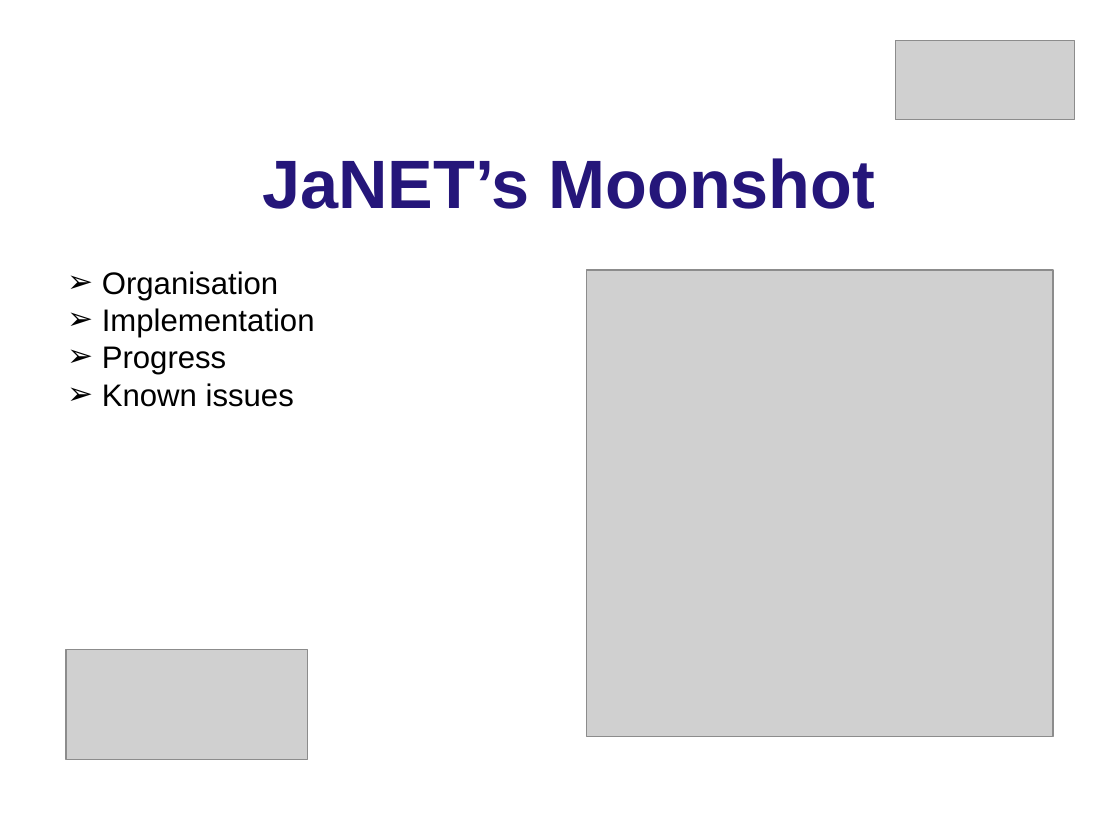
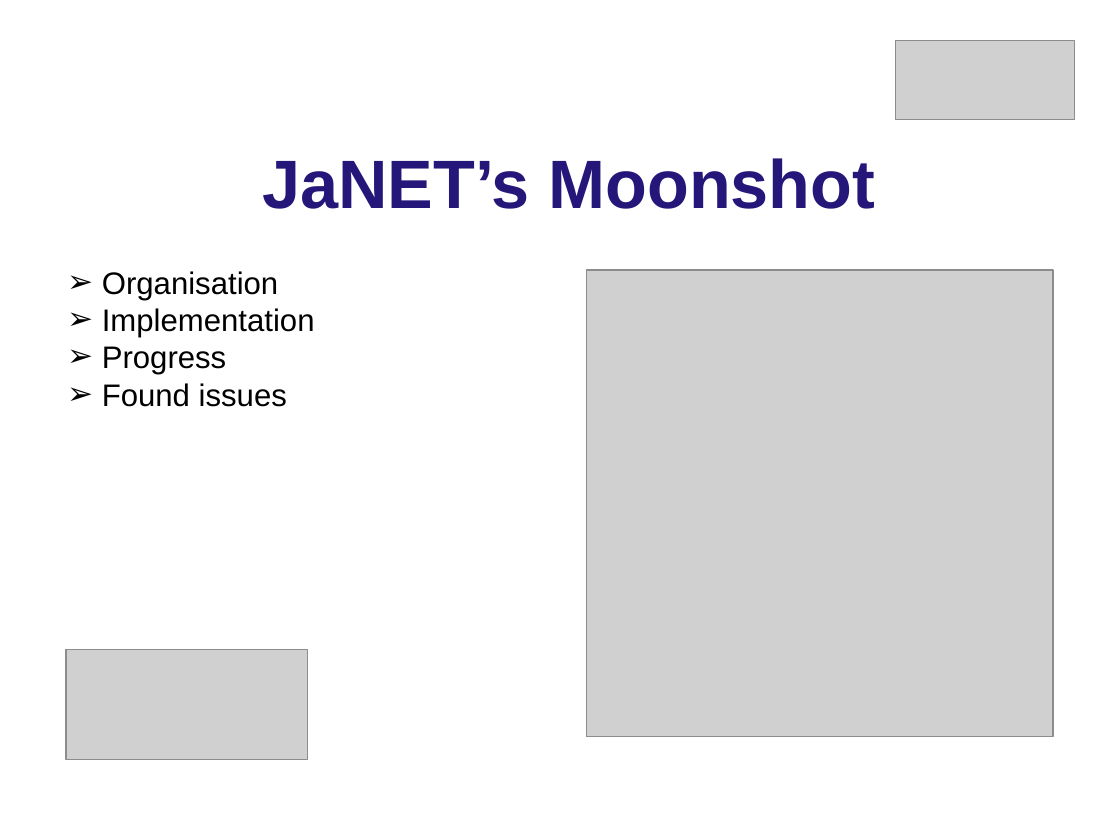
Before and after one commit to MoonshotNL/moonshotdocuments, a slide deck: slide 8 of Presentations/Final presentation.pptx. Drawn at 1120x840 pixels with LibreOffice and Linux fonts; fonts in the diff are those of the drawing; grey boxes stand for pictures; background and template pictures are left out. Boxes give left, top, right and bottom in pixels: in the first picture for what was removed or moved away, otherwise in the second. Text is boxed around its words. In the diff, an @@ line names an element or a change of style, - is before the commit and + after.

```diff
--- a/Presentations/Final presentation.pptx
+++ b/Presentations/Final presentation.pptx
@@ text at (x1=102, y1=383, x2=287, y2=407): text changed @@
-➢ Known issues
+➢ Found issues
```
Also in this commit, not shown: 6 other slides changed, 6 slides added, 1 slide removed.
